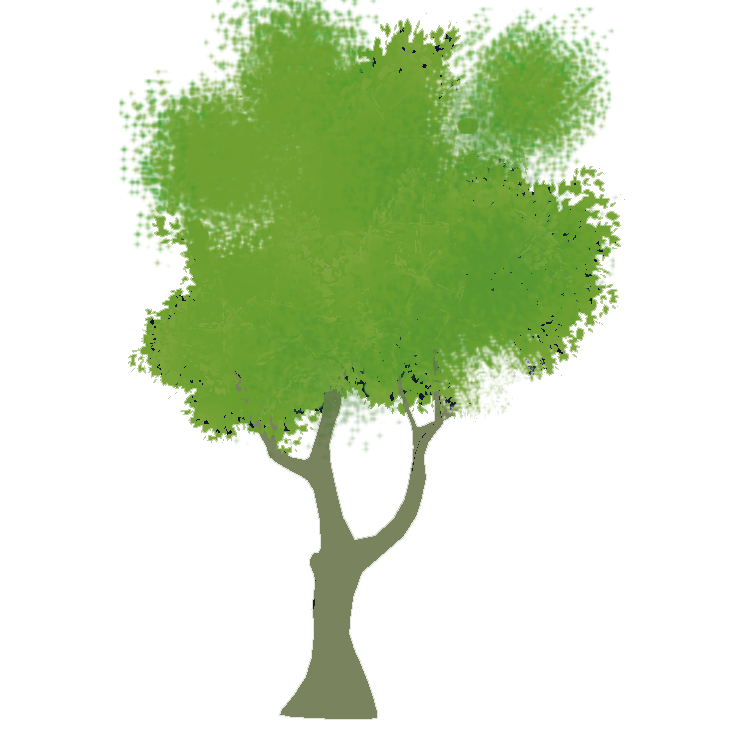
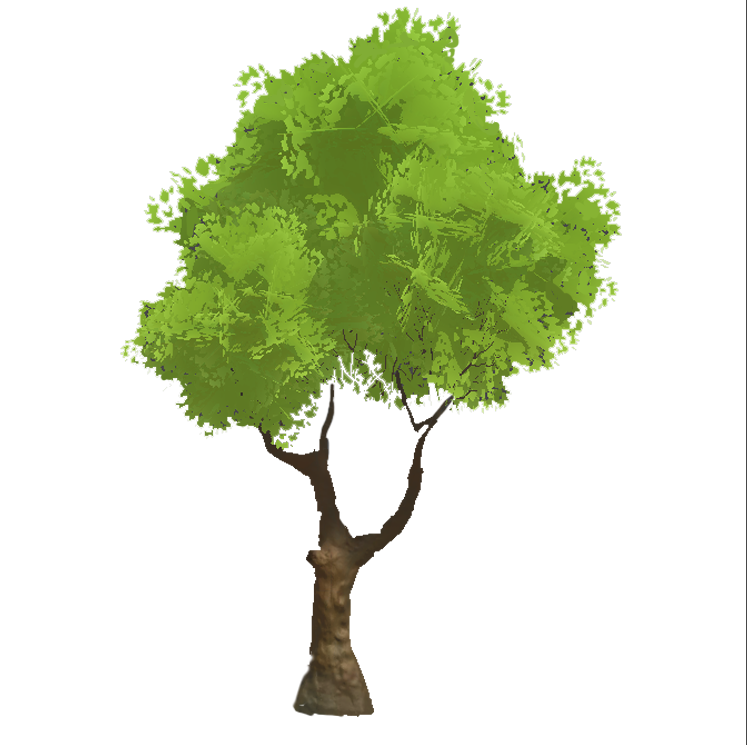
Two versions of the same layered image (w=747, h=745). Layer-by-layer changes:
added layer "Layer 7" above "Layer 5" over [160, 27, 601, 429]
added layer "Layer 5" above "Group 1" over [120, 0, 747, 745]
moved "Layer 3" into group "Group 1" over [216, 59, 621, 460]
moved "Layer 2" into group "Group 1" over [127, 0, 612, 410]
moved "Layer 1 copy 2" into group "Group 1" over [118, 0, 625, 720]
